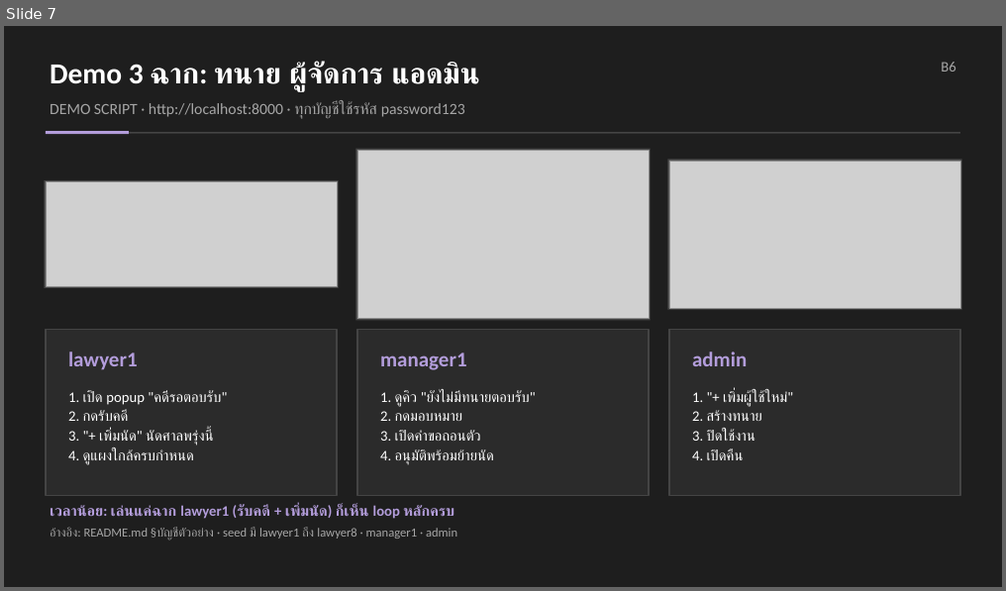
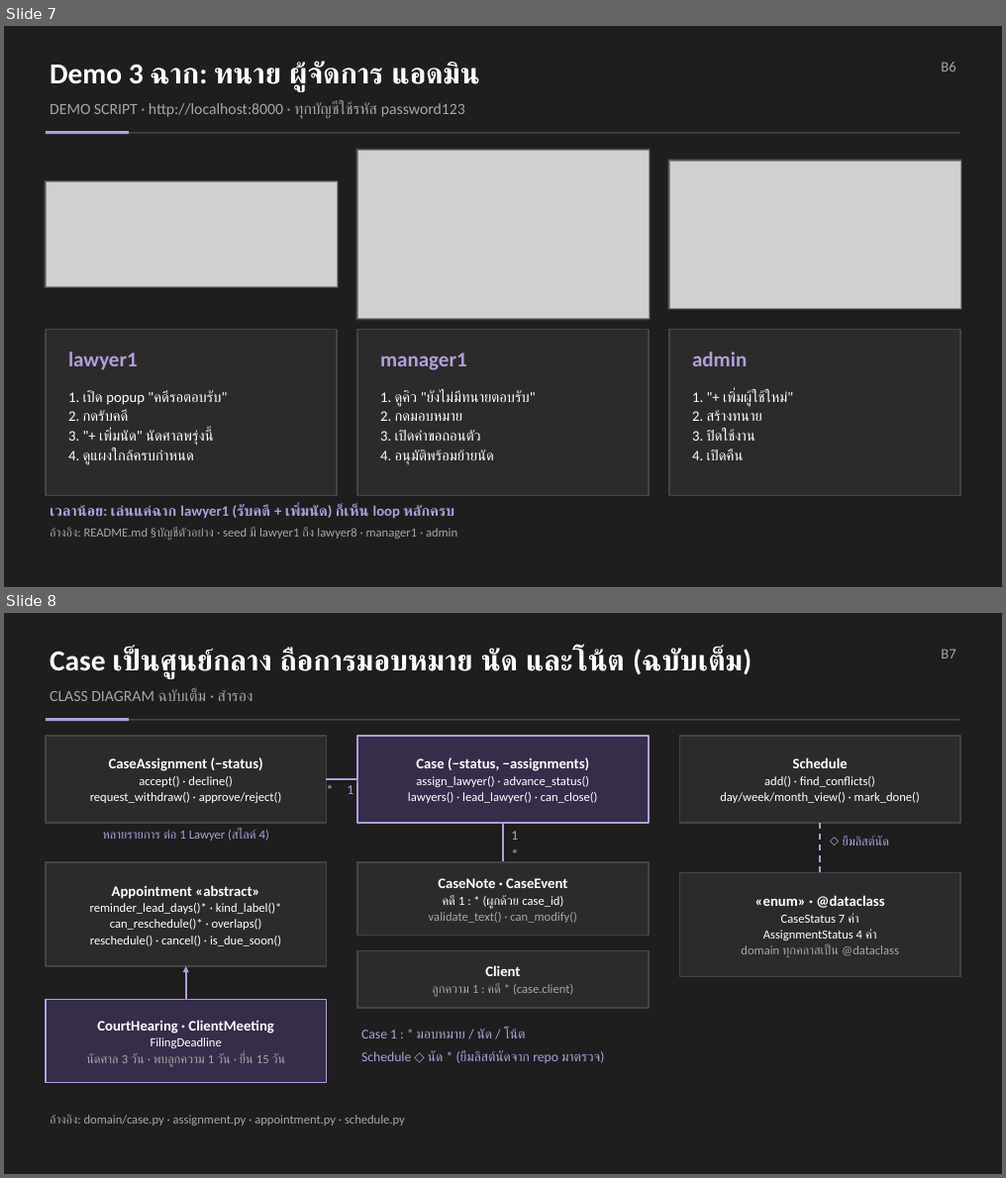
Before and after one commit to Maythane/Law-Firm-Project, a slide deck: docs/slides/LawFirm_Presentation_Backup.pptx. Shown one above the other, each under a label of ours: slide 7 before the commit, slides 7 and 8 after it. The pictures are 1006x591 and 1006x1178 pixels, drawn with LibreOffice and Linux fonts; fonts in the diff are those of the drawing; grey boxes stand for pictures. Boxes give left, top, right and bottom in pixels: in the first picture for what was removed or moved away, otherwise in the second. Text is boxed around its words. In the diff, an @@ line names an element or a change of style, - is before the commit and + after.

```diff
--- a/docs/slides/LawFirm_Presentation_Backup.pptx
+++ b/docs/slides/LawFirm_Presentation_Backup.pptx
@@ slide 8 added at (x1=4, y1=613, x2=1002, y2=1174), background #1E1E1E @@
@@ text added at (x1=50, y1=648, x2=752, y2=678), 28 pt, text #FFFFFF, bold @@
+Case เป็นศูนย์กลาง ถือการมอบหมาย นัด และโน้ต (ฉบับเต็ม)
@@ text added at (x1=941, y1=649, x2=955, y2=659), 14 pt, text #A6A6A6 @@
+B7
@@ text added at (x1=50, y1=688, x2=253, y2=701), 15 pt, text #A6A6A6 @@
+CLASS DIAGRAM ฉบับเต็ม · สำรอง
@@ rectangle added at (x1=46, y1=719, x2=960, y2=721), fill #444444 @@
@@ rectangle added at (x1=46, y1=718, x2=129, y2=721), fill #B39DDB @@
@@ rectangle added at (x1=46, y1=736, x2=327, y2=823), fill #2B2B2B, outline #444444 1.25 pt @@
@@ text added at (x1=90, y1=758, x2=282, y2=803), 12 pt, text #FFFFFF @@
+CaseAssignment (−status)
+accept() · decline()
+request_withdraw() · approve/reject()
@@ rectangle added at (x1=357, y1=736, x2=648, y2=823), fill #362D4A, outline #B39DDB 1.25 pt @@
@@ text added at (x1=408, y1=758, x2=598, y2=803), 12 pt, text #FFFFFF @@
+Case (−status, −assignments)
+assign_lawyer() · advance_status()
+lawyers() · lead_lawyer() · can_close()
@@ rectangle added at (x1=680, y1=736, x2=960, y2=823), fill #2B2B2B, outline #444444 1.25 pt @@
@@ text added at (x1=720, y1=758, x2=920, y2=803), 12 pt, text #FFFFFF @@
+Schedule
+add() · find_conflicts()
+day/week/month_view() · mark_done()
@@ text added at (x1=322, y1=779, x2=344, y2=800), 14 pt, text #B39DDB @@
+*
@@ line added from (327, 779) to (357, 779), #B39DDB 1.5 pt @@
@@ text added at (x1=347, y1=785, x2=353, y2=794), 13 pt, text #B39DDB @@
+1
@@ text added at (x1=103, y1=830, x2=269, y2=841), 12 pt, text #B39DDB @@
+หลายรายการ ต่อ 1 Lawyer (สไลด์ 4)
@@ line added from (503, 823) to (503, 862), #B39DDB 1.5 pt @@
@@ text added at (x1=507, y1=844, x2=539, y2=864), 14 pt, text #B39DDB @@
+*
@@ text added at (x1=511, y1=831, x2=518, y2=840), 13 pt, text #B39DDB @@
+1
@@ line added from (820, 823) to (820, 872), #B39DDB 1.5 pt dashed @@
@@ text added at (x1=843, y1=836, x2=889, y2=846), 12 pt, text #B39DDB @@
+◇ ยืมลิสต์นัด
@@ rectangle added at (x1=46, y1=862, x2=327, y2=966), fill #2B2B2B, outline #444444 1.25 pt @@
@@ rectangle added at (x1=357, y1=862, x2=648, y2=935), fill #2B2B2B, outline #444444 1.25 pt @@
@@ text added at (x1=429, y1=878, x2=577, y2=923), 12 pt, text #FFFFFF @@
+CaseNote · CaseEvent
+คดี 1 : * (ผูกด้วย case_id)
+validate_text() · can_modify()
@@ rectangle added at (x1=680, y1=872, x2=960, y2=977), fill #2B2B2B, outline #444444 1.25 pt @@
@@ text added at (x1=90, y1=885, x2=282, y2=947), 12 pt, text #FFFFFF @@
+Appointment «abstract»
+reminder_lead_days()* · kind_label()*
+can_reschedule()* · overlaps()
+reschedule() · cancel() · is_due_soon()
@@ text added at (x1=741, y1=895, x2=899, y2=959), 12 pt, text #FFFFFF @@
+«enum» · @dataclass
+CaseStatus 7 ค่า
+AssignmentStatus 4 ค่า
+domain ทุกคลาสเป็น @dataclass
@@ arrow added from (186, 1000) to (186, 966), #B39DDB 1.5 pt @@
@@ rectangle added at (x1=357, y1=951, x2=648, y2=1008), fill #2B2B2B, outline #444444 1.25 pt @@
@@ text added at (x1=432, y1=965, x2=573, y2=997), 12 pt, text #A6A6A6 @@
+Client
+ลูกความ 1 : คดี * (case.client)
@@ rectangle added at (x1=46, y1=1000, x2=327, y2=1083), fill #362D4A, outline #B39DDB 1.25 pt @@
@@ text added at (x1=86, y1=1020, x2=286, y2=1067), 12 pt, text #FFFFFF @@
+CourtHearing · ClientMeeting
+FilingDeadline
+นัดศาล 3 วัน · พบลูกความ 1 วัน · ยื่น 15 วัน
@@ text added at (x1=361, y1=1028, x2=604, y2=1063), 13 pt, text #B39DDB @@
+Case 1 : * มอบหมาย / นัด / โน้ต
+Schedule ◇ นัด * (ยืมลิสต์นัดจาก repo มาตรวจ)
@@ text added at (x1=50, y1=1114, x2=405, y2=1126), 12 pt, text #A6A6A6 @@
+อ้างอิง: domain/case.py · assignment.py · appointment.py · schedule.py
```
Also in this commit, not shown: 4 other files.
